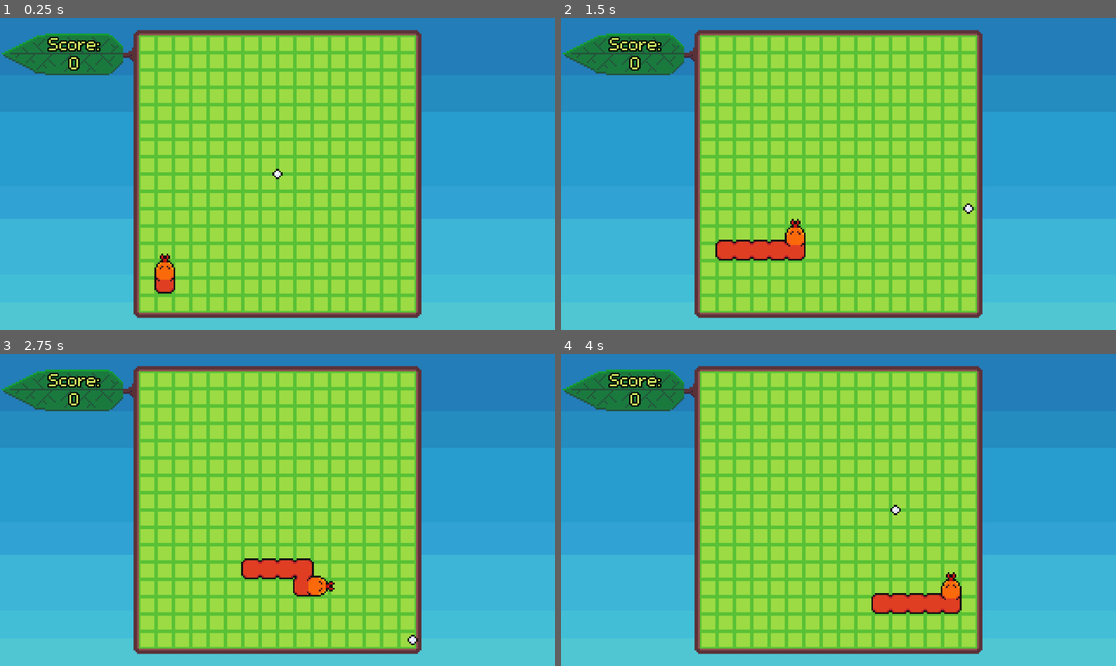
Above: before the commit, frames 1-4 (two rows, left to right).
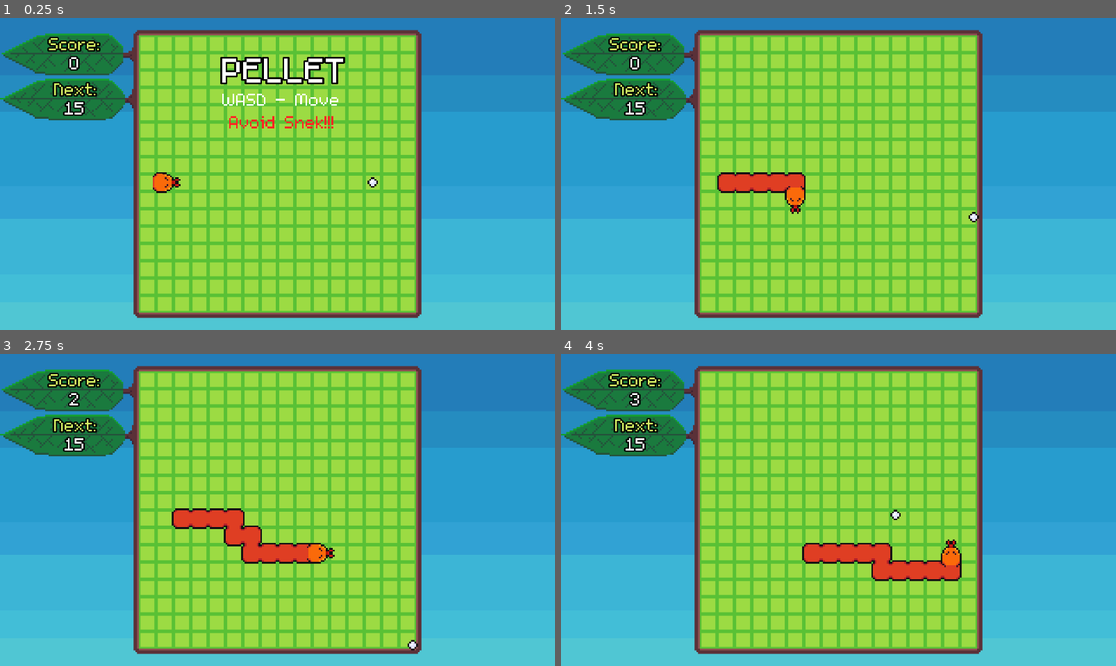
Above: after the commit, the same moments.

Repository: bdunko/Pellet
Game: Godot game, scene res://main.tscn
Two runs of this game, one before a commit and one after it. Both use one fixed random seed, a clock stepped at 60 frames per second and the inputs below.
Inputs:
- Up to frame 1 (0.25 s): no input
- Up to frame 2 (1.5 s): hold D (right) 0.53-1.28 s; hold S (down) from 1.28 s (still down)
- Up to frame 3 (2.75 s): release S (down) at 2.03 s; hold D (right) from 2.03 s (still down)
- Up to frame 4 (4 s): release D (right) at 2.78 s; hold W (up) 2.78-3.53 s; hold A (left) from 3.53 s (still down)

The runs differ from the first frame. In frame 1, 5.0% of the frame differs, in the area x 0-69%, y 12-89%; in frame 2, 5.0%; in frame 3, 5.8%; in frame 4, 6.0%, in the area x 0-73%, y 12-84%.

Commit message:
version1 done, submitable

Diff:
--- a/global.gd
+++ b/global.gd
@@ -30,3 +30,9 @@
 func is_global_pos_in_grid(pos: Vector2) -> bool:
 	var indices := Global.to_grid_position(pos)
 	return indices.x >= 0 and indices.y >= 0 and indices.x < GRID_SIZE.x and indices.y < GRID_SIZE.y
+
+var RNG = RandomNumberGenerator.new()
+
+func choose_one(options: Array[Variant]):
+	assert(options.size() != 0, "No options in array!")
+	return options[RNG.randi_range(0, options.size()-1)]
--- a/main.gd
+++ b/main.gd
@@ -1,4 +1,79 @@
 extends Node2D
 
+enum State {
+	WAITING, PLAYING, DEAD
+}
+
+var state = State.WAITING
+
+const TIME_FORMAT = "[center]You lasted [color=lightblue]%d[/color] seconds.[/center]"
+const SCORE_FORMAT = "[center]And earned [color=green]%d[/color] points![/center]"
+const COMMENTARY_FORMAT = "[center]%s[/center]"
+const TIP_FORMAT = "[center]- Tip -\n%s"
+const tips = ["You can touch the body.\nOnly the snake's head is deadly."]
+
+var SCORE_TO_COMMENTARY = {
+	0 : "You let it catch you, didn't you..?",
+	100 : "Give it another try!",
+	1000 : "Not bad... but you can do better.",
+	2500 : "You're getting pretty good!",
+	5000 : "Wow! Nice job!",
+	10000 : "Hey, that's better than my high score... :(",
+	15000 : "Amazing score!!! Incredible!"
+}
+
+var score = 0
+
+func _commentary_for_score():
+	var comment = ""
+	for key in SCORE_TO_COMMENTARY.keys():
+		if score >= key:
+			comment = SCORE_TO_COMMENTARY[key]
+		else:
+			return comment
+
+func _update_dead_info():
+	$DeadInfo/Time.text = TIME_FORMAT % int(time_elapsed)
+	$DeadInfo/Score.text = SCORE_FORMAT % score
+	$DeadInfo/Tip.text = TIP_FORMAT % Global.choose_one(tips)
+	$DeadInfo/Commentary.text = COMMENTARY_FORMAT % _commentary_for_score()
+
 func _on_pellet_dead():
-	print("Game over!")
+	if state != State.DEAD:
+		state = State.DEAD
+		$Snake.disable()
+		$Pellet.disable()
+		_update_dead_info()
+		$DeadInfo.visible = true
+
+func _on_reset():
+	$Snake.reset()
+	$Pellet.reset()
+	$Pellet.enable()
+	state = State.WAITING
+	$StartupInfo.visible = true
+	$DeadInfo.visible = false
+	$UI/Score.text = str(0)
+	$UI/Time.text = str(15)
+
+func _on_pellet_moved():
+	if state == State.WAITING:
+		state = State.PLAYING
+		time_elapsed = 0
+		$Snake.enable()
+		$StartupInfo.visible = false
+
+var time_elapsed = 0
+var since_score = 0
+func _process(delta: float) -> void:
+	if state == State.PLAYING:
+		time_elapsed += delta
+		since_score += delta
+		if since_score > 1:
+			since_score -= 1
+			score += 1
+		$UI/Score.text = str(score)
+
+func _input(event):
+	if Input.is_action_just_pressed("reset") and state == State.DEAD:
+		_on_reset()
--- a/main.tscn
+++ b/main.tscn
@@ -12,6 +12,50 @@
 
 [node name="Main" type="Node2D"]
 script = ExtResource("1_eks3d")
+
+[node name="UI" type="Node" parent="."]
+
+[node name="ScoreText" type="Label" parent="UI"]
+offset_left = 15.0
+offset_top = 8.0
+offset_right = 72.0
+offset_bottom = 24.0
+theme_override_colors/font_color = Color(0.839216, 0.94902, 0.392157, 1)
+theme_override_colors/font_outline_color = Color(0, 0, 0, 1)
+theme_override_constants/outline_size = 3
+text = "Score:"
+horizontal_alignment = 1
+
+[node name="Score" type="Label" parent="UI"]
+offset_left = 15.0
+offset_top = 19.0
+offset_right = 72.0
+offset_bottom = 35.0
+theme_override_colors/font_outline_color = Color(0, 0, 0, 1)
+theme_override_constants/outline_size = 3
+text = "0"
+horizontal_alignment = 1
+
+[node name="UntilNext" type="Label" parent="UI"]
+offset_left = 15.0
+offset_top = 34.0
+offset_right = 72.0
+offset_bottom = 50.0
+theme_override_colors/font_color = Color(0.839216, 0.94902, 0.392157, 1)
+theme_override_colors/font_outline_color = Color(0, 0, 0, 1)
+theme_override_constants/outline_size = 3
+text = "Next:"
+horizontal_alignment = 1
+
+[node name="Time" type="Label" parent="UI"]
+offset_left = 15.0
+offset_top = 45.0
+offset_right = 72.0
+offset_bottom = 61.0
+theme_override_colors/font_outline_color = Color(0, 0, 0, 1)
+theme_override_constants/outline_size = 3
+text = "15"
+horizontal_alignment = 1
 
 [node name="Sky" type="Sprite2D" parent="."]
 texture = ExtResource("1_pxdvb")
@@ -32,38 +76,104 @@
 [node name="Wall2" type="CollisionPolygon2D" parent="Board/Board Walls"]
 polygon = PackedVector2Array(80, 7, 80, 10, 240, 10, 240, 170, 80, 170, 80, 173, 243, 173, 243, 7)
 
-[node name="ScoreText" type="Label" parent="."]
-offset_left = 15.0
-offset_top = 8.0
-offset_right = 72.0
-offset_bottom = 24.0
-theme_override_colors/font_color = Color(0.839216, 0.94902, 0.392157, 1)
-theme_override_colors/font_outline_color = Color(0, 0, 0, 1)
-theme_override_constants/outline_size = 3
-text = "Score:"
-horizontal_alignment = 1
-
-[node name="Score" type="Label" parent="."]
-offset_left = 15.0
-offset_top = 19.0
-offset_right = 72.0
-offset_bottom = 35.0
-theme_override_colors/font_color = Color(0.839216, 0.94902, 0.392157, 1)
-theme_override_colors/font_outline_color = Color(0, 0, 0, 1)
-theme_override_constants/outline_size = 3
-text = "0"
-horizontal_alignment = 1
-
 [node name="Grid" type="Sprite2D" parent="."]
 position = Vector2(80, 10)
 texture = ExtResource("3_q3otb")
 centered = false
 
+[node name="StartupInfo" type="Node2D" parent="."]
+z_index = 4000
+
+[node name="Title" type="Label" parent="StartupInfo"]
+offset_left = 128.0
+offset_top = 16.0
+offset_right = 200.0
+offset_bottom = 45.0
+theme_override_colors/font_outline_color = Color(0, 0, 0, 1)
+theme_override_constants/outline_size = 4
+theme_override_font_sizes/font_size = 32
+text = "PELLET"
+horizontal_alignment = 1
+
+[node name="Controls" type="Label" parent="StartupInfo"]
+offset_left = 128.0
+offset_top = 40.0
+offset_right = 196.0
+offset_bottom = 56.0
+text = "WASD - Move"
+horizontal_alignment = 1
+
+[node name="Avoid" type="Label" parent="StartupInfo"]
+offset_left = 132.0
+offset_top = 53.0
+offset_right = 193.0
+offset_bottom = 69.0
+theme_override_colors/font_color = Color(1, 0.145098, 0.137255, 1)
+text = "Avoid Snek!!!"
+horizontal_alignment = 1
+
+[node name="DeadInfo" type="Node2D" parent="."]
+visible = false
+z_index = 4000
+
+[node name="DeadFilter" type="ColorRect" parent="DeadInfo"]
+offset_right = 320.0
+offset_bottom = 180.0
+color = Color(0, 0, 0, 0.623529)
+
+[node name="OhNo" type="RichTextLabel" parent="DeadInfo"]
+offset_top = 14.0
+offset_right = 320.0
+offset_bottom = 30.0
+bbcode_enabled = true
+text = "[center]Oh no, you are [color=red]dead[/color]![/center]"
+
+[node name="Time" type="RichTextLabel" parent="DeadInfo"]
+offset_top = 32.0
+offset_right = 320.0
+offset_bottom = 45.0
+bbcode_enabled = true
+text = "[center]You lasted [color=lightblue]1000[/color] seconds.[/center]"
+
+[node name="Score" type="RichTextLabel" parent="DeadInfo"]
+offset_top = 43.0
+offset_right = 320.0
+offset_bottom = 56.0
+bbcode_enabled = true
+text = "[center]And earned [color=green]1000[/color] points![/center]"
+
+[node name="Commentary" type="RichTextLabel" parent="DeadInfo"]
+offset_left = -1.0
+offset_top = 58.0
+offset_right = 319.0
+offset_bottom = 75.0
+bbcode_enabled = true
+text = "[center]Not bad... but you can do better.[/center]"
+
+[node name="Reset" type="RichTextLabel" parent="DeadInfo"]
+offset_left = 1.0
+offset_top = 90.0
+offset_right = 320.0
+offset_bottom = 130.0
+bbcode_enabled = true
+text = "[center]Press [color=yellow]Spacebar[/color] to try again.[/center]"
+
+[node name="Tip" type="RichTextLabel" parent="DeadInfo"]
+offset_left = 2.0
+offset_top = 114.0
+offset_right = 320.0
+offset_bottom = 172.0
+bbcode_enabled = true
+text = "[center]- Tip -
+You can touch the snake's body.
+Only the head is deadly.[/center]"
+
 [node name="Snake" parent="." instance=ExtResource("7_ertux")]
-position = Vector2(95, 153)
+position = Vector2(96, 95)
 
 [node name="Pellet" parent="." instance=ExtResource("6_dvu1o")]
 z_index = 1200
-position = Vector2(160, 90)
+position = Vector2(215, 95)
 
 [connection signal="dead" from="Pellet" to="." method="_on_pellet_dead"]
+[connection signal="moved" from="Pellet" to="." method="_on_pellet_moved"]
--- a/pellet.gd
+++ b/pellet.gd
@@ -1,16 +1,32 @@
 extends CharacterBody2D
 
 signal dead
+signal moved
 
 @export var speed = 100
+
+var enabled = true
+@onready var STARTING_POS = position
 
 func get_input():
 	var input_direction = Input.get_vector("left", "right", "up", "down")
 	velocity = input_direction * speed
 
 func _physics_process(_delta):
-	get_input()
-	move_and_slide()
+	if enabled:
+		get_input()
+		move_and_slide()
+		if velocity != Vector2.ZERO:
+			emit_signal("moved")
 
 func _on_snake_head_area_entered(_area):
 	emit_signal("dead")
+
+func disable():
+	enabled = false
+
+func enable():
+	enabled = true
+
+func reset():
+	position = STARTING_POS
--- a/project.godot
+++ b/project.godot
@@ -53,6 +53,11 @@
 "events": [Object(InputEventKey,"resource_local_to_scene":false,"resource_name":"","device":-1,"window_id":0,"alt_pressed":false,"shift_pressed":false,"ctrl_pressed":false,"meta_pressed":false,"pressed":false,"keycode":0,"physical_keycode":83,"key_label":0,"unicode":115,"echo":false,"script":null)
 ]
 }
+reset={
+"deadzone": 0.5,
+"events": [Object(InputEventKey,"resource_local_to_scene":false,"resource_name":"","device":-1,"window_id":0,"alt_pressed":false,"shift_pressed":false,"ctrl_pressed":false,"meta_pressed":false,"pressed":false,"keycode":0,"physical_keycode":32,"key_label":0,"unicode":32,"echo":false,"script":null)
+]
+}
 
 [layer_names]
 
--- a/snake.gd
+++ b/snake.gd
@@ -22,8 +22,12 @@
 
 var _direction := Direction.UP
 var _previous_head_positions := []
+var _enabled = false
 
-var free_segments = 5
+@onready var STARTING_POS = position
+@onready var STARTING_ROT = rotation_degrees
+const FREE_SEGMENTS_MAX = 10
+var free_segments = FREE_SEGMENTS_MAX
 
 class Pair:
 	var pos: Vector2
@@ -72,55 +76,56 @@
 	return Direction.UP
 
 func _move():
-	# store previous before moving
-	_previous_head_positions.push_front(position)
-	if(_previous_head_positions.size() == 100): #don't track forever
-		_previous_head_positions.remove_at(99)
+	if _enabled:
+		# store previous before moving
+		_previous_head_positions.push_front(position)
+		if(_previous_head_positions.size() == 100): #don't track forever
+			_previous_head_positions.remove_at(99)
 
-	# initial grows
-	if(free_segments != 0):
-		_grow_snake()
-		free_segments -= 1
+		# initial grows
+		if(free_segments != 0):
+			_grow_snake()
+			free_segments -= 1
 
-	# get my grid position
-	var grid_pos = Global.to_grid_position(position)
+		# get my grid position
+		var grid_pos = Global.to_grid_position(position)
 
-	var pellet_pos = Global.to_grid_position(get_parent().find_child("Pellet").position)
+		var pellet_pos = Global.to_grid_position(get_parent().find_child("Pellet").position)
 
-	# determine next movement
-	_direction = _dir_to_pellet(grid_pos, pellet_pos)
+		# determine next movement
+		_direction = _dir_to_pellet(grid_pos, pellet_pos)
 
-	# move according to direction
-	grid_pos += _MOVEMENT_BY_DIR[_direction]
+		# move according to direction
+		grid_pos += _MOVEMENT_BY_DIR[_direction]
 
-	# translate back to global and set position
-	position = Global.to_global_position(grid_pos)
-	position.y -= 1 # move up a bit more for the tongue
+		# translate back to global and set position
+		position = Global.to_global_position(grid_pos)
+		#position.y -= 1 # move up a bit more for the tongue
 
-	# move each segment to position of segment in front of it, from back to front
-	var segments = $Segments.get_children()
-	segments.reverse()
-	for i in range(0, segments.size()):
-		var segment = segments[i]
-		segment.visible = true
-		# special case: if last segment, move to head's previous
-		if i == segments.size() - 1:
-			segment.position = _previous_head_positions[0]
-		else: # otherwise move to next segment
-			var next_segment = segments[i+1]
-			segment.position = next_segment.position
+		# move each segment to position of segment in front of it, from back to front
+		var segments = $Segments.get_children()
+		segments.reverse()
+		for i in range(0, segments.size()):
+			var segment = segments[i]
+			segment.visible = true
+			# special case: if last segment, move to head's previous
+			if i == segments.size() - 1:
+				segment.position = _previous_head_positions[0]
+			else: # otherwise move to next segment
+				var next_segment = segments[i+1]
+				segment.position = next_segment.position
 
-	# fix rotations
-	for i in range(0, segments.size()):
-		var segment = segments[i]
-		if i == segments.size() - 1: # head case
-			segment.find_child("Sprite").rotation_degrees = _ROTATION_DEGREES_BY_DIR[_direction_to(segment.position, position)]
-		else:
-			var next_segment = segments[i+1]
-			segment.find_child("Sprite").rotation_degrees = _ROTATION_DEGREES_BY_DIR[_direction_to(segment.position, next_segment.position)]
+		# fix rotations
+		for i in range(0, segments.size()):
+			var segment = segments[i]
+			if i == segments.size() - 1: # head case
+				segment.find_child("Sprite").rotation_degrees = _ROTATION_DEGREES_BY_DIR[_direction_to(segment.position, position)]
+			else:
+				var next_segment = segments[i+1]
+				segment.find_child("Sprite").rotation_degrees = _ROTATION_DEGREES_BY_DIR[_direction_to(segment.position, next_segment.position)]
 
-	# fix head's rotation
-	$HeadSprite.rotation_degrees = _ROTATION_DEGREES_BY_DIR[_direction]
+		# fix head's rotation
+		rotation_degrees = _ROTATION_DEGREES_BY_DIR[_direction]
 
 func _is_snake_at(grid_pos: Vector2):
 	for segment in $Segments.get_children():
@@ -146,3 +151,22 @@
 	new_segment.position = position
 	new_segment.visible = false # initially, hide segment so it appears to 'pop in' next time snake moves
 	$Segments.add_child(new_segment)
+
+func reset():
+	_enabled = false
+	# free segs
+	for segment in $Segments.get_children():
+		segment.queue_free()
+	# back to start
+	position = STARTING_POS
+	rotation_degrees = STARTING_ROT
+	# clear prev pos
+	_previous_head_positions.clear()
+	# free segs
+	free_segments = FREE_SEGMENTS_MAX
+
+func disable():
+	_enabled = false
+
+func enable():
+	_enabled = true
--- a/snake.tscn
+++ b/snake.tscn
@@ -12,6 +12,7 @@
 height = 14.0
 
 [node name="Snake" type="Node2D"]
+rotation = 1.5708
 script = ExtResource("1_nwbnq")
 
 [node name="HeadSprite" type="Sprite2D" parent="."]
Binary file changed: assets/board.png
